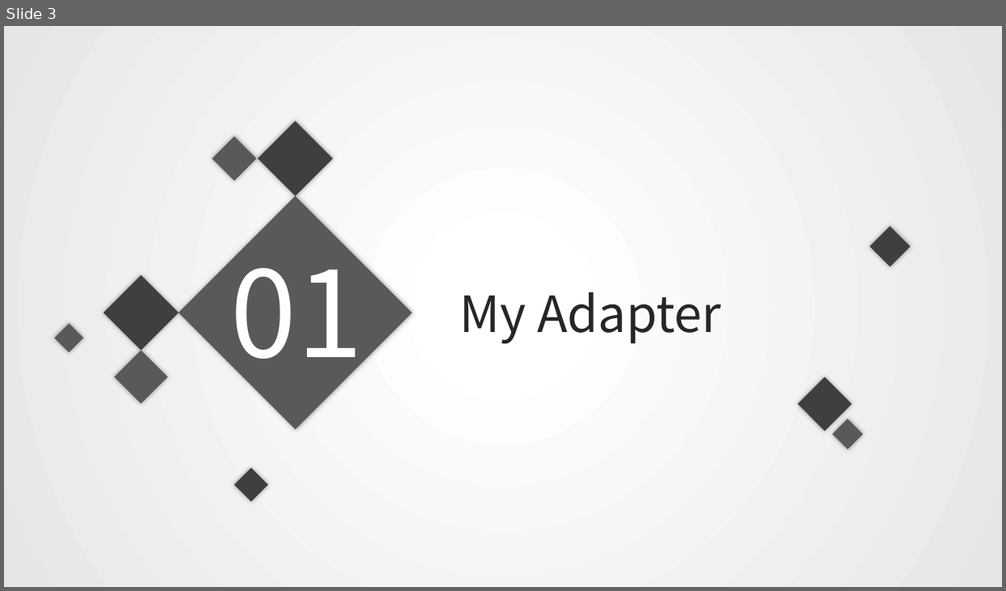
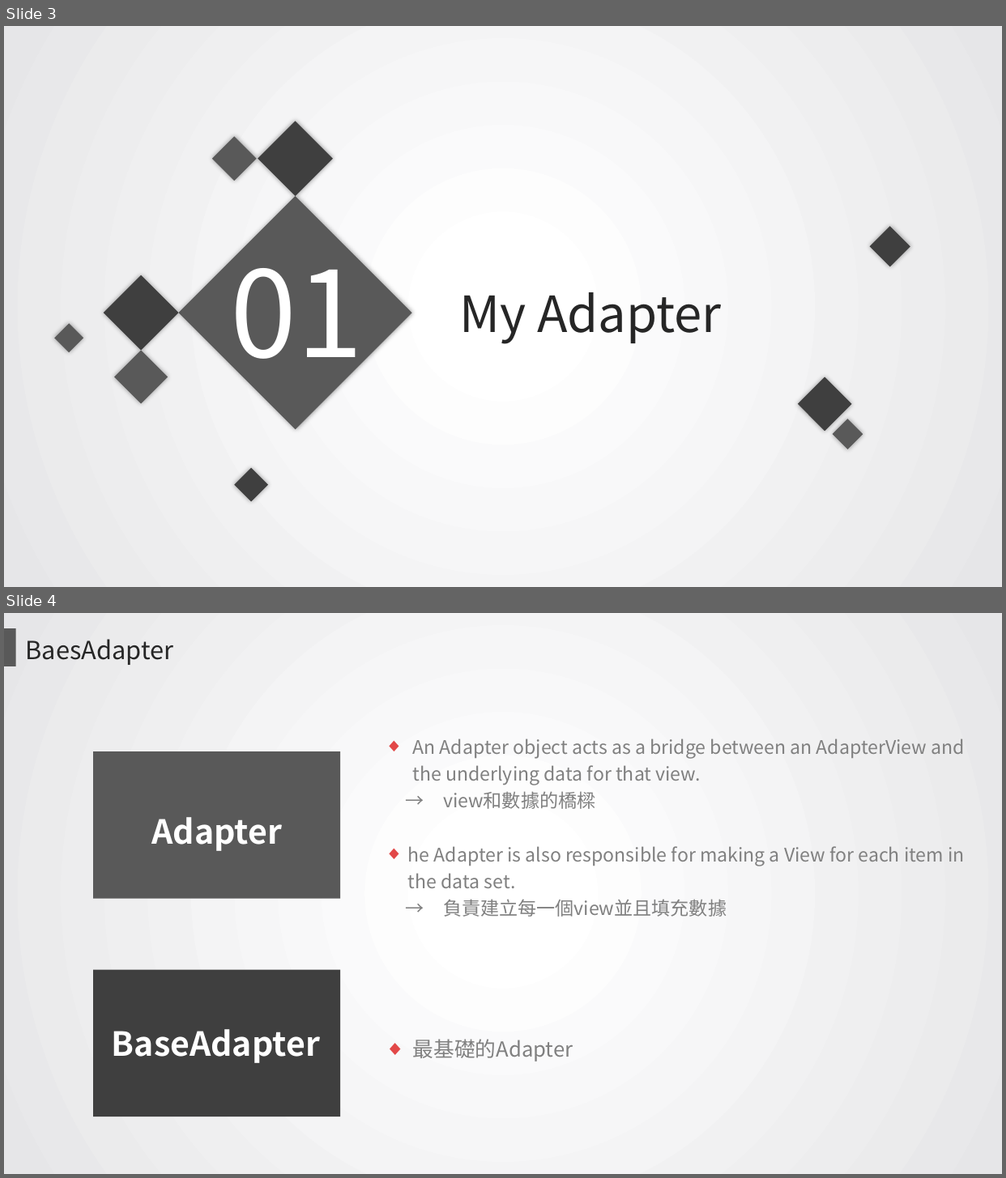
Before and after one commit to JoyceLi1210/JoyceLi1210.github.io, a slide deck: Android_HW3.pptx. Shown one above the other, each under a label of ours: slide 3 before the commit, slides 3 and 4 after it. The pictures are 1006x591 and 1006x1178 pixels, drawn with LibreOffice and Linux fonts; fonts in the diff are those of the drawing. Boxes give left, top, right and bottom in pixels: in the first picture for what was removed or moved away, otherwise in the second. Text is boxed around its words. In the diff, an @@ line names an element or a change of style, - is before the commit and + after.

```diff
--- a/Android_HW3.pptx
+++ b/Android_HW3.pptx
@@ slide 4 added at bbox=[4, 613, 1002, 1174], background gradient #FFFFFF to #E6E6E8 @@
@@ rectangle added at bbox=[4, 628, 16, 667], fill #595959 @@
@@ text added at bbox=[26, 639, 174, 665], 24 pt, text #262626 @@
+BaesAdapter
@@ rectangle added at bbox=[93, 752, 340, 898], fill #595959 @@
@@ text added at bbox=[408, 739, 964, 917], 18 pt, text #808080 @@
+◆ An Adapter object acts as a bridge between an AdapterView and the underlying data for that view.
+→ view和數據的橋樑
+◆ he Adapter is also responsible for making a View for each item in the data set.
+→ 負責建立每一個view並且填充數據
@@ text added at bbox=[151, 817, 282, 851], 32 pt, text #FFFFFF, bold @@
+Adapter
@@ rectangle added at bbox=[93, 970, 340, 1117], fill #3F3F3F @@
@@ text added at bbox=[112, 1029, 320, 1063], 32 pt, text #FFFFFF, bold @@
+BaseAdapter
@@ text added at bbox=[413, 1039, 573, 1062], 20 pt, text #808080 @@
+◆ 最基礎的Adapter
```
Also in this commit, not shown: 2 slides changed, 13 other slides added, 5 slides removed.
